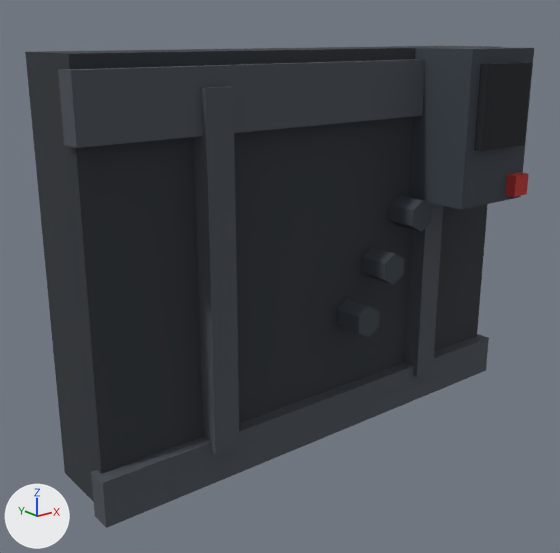
One commit to the FBX model assets/3d/export/inf_warden_plate_chest.fbx: the scene before it, then after it.
One viewpoint serves both versions: a camera (50 mm lens) standing at (-1.83, -2.78, 0.75) and looking at (-0.15, -0.68, -0.09). The lights are fixed; the arrows at lower left show +X, +Y and +Z. The first picture is the older version.

Before the edit, the objects in view are built like this:
```python
me_inf_warden_plate_chest = bpy.data.meshes.new('inf_warden_plate_chest')
me_inf_warden_plate_chest.from_pydata(...)  # 100 vertices, 72 faces; spans x -0.95..0.95, y -1.07..-0.47, z -0.72..0.7
me_inf_warden_plate_chest.materials.append(mat_palette)  # picture img_palette_png
ob_inf_warden_plate_chest = bpy.data.objects.new('inf_warden_plate_chest', me_inf_warden_plate_chest)
ob_inf_warden_plate_chest.location = (0.0, 0.0, 0.0)
```
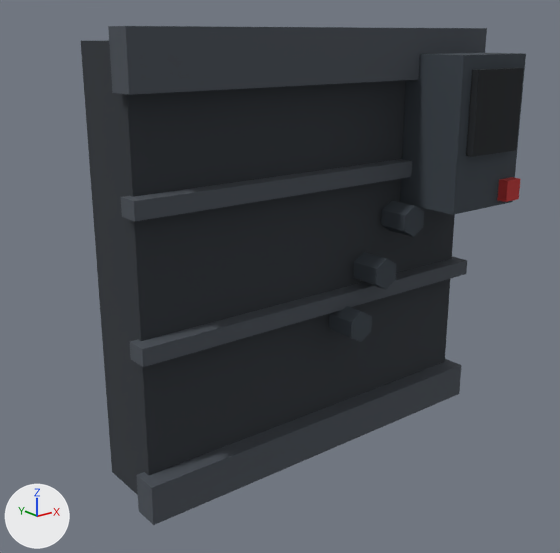
Pixel boxes [x1, y1, x2, y2] of what changed, in the pictures (560 x 553 px; the box of a moved part takes in the faces that stretch with it):
'inf_warden_plate_chest', reshaped (13% narrower): before [25, 46, 534, 528]; after [81, 26, 526, 525]
part 1 of me_inf_warden_plate_chest, moved or reshaped: before [25, 46, 492, 502]; after [81, 40, 455, 495]
part 2 of me_inf_warden_plate_chest, moved or reshaped: before [58, 59, 425, 148]; after [108, 26, 487, 95]
part 3 of me_inf_warden_plate_chest, moved or reshaped: before [91, 334, 489, 528]; after [121, 159, 412, 221]
part 4 of me_inf_warden_plate_chest, moved or reshaped: before [194, 86, 240, 455]; after [130, 256, 467, 367]
part 5 of me_inf_warden_plate_chest, moved or reshaped: before [405, 202, 443, 377]; after [136, 359, 461, 525]
part 6 of me_inf_warden_plate_chest, moved or reshaped: before [408, 47, 534, 209]; after [400, 53, 526, 215]
part 7 of me_inf_warden_plate_chest, moved or reshaped: before [474, 62, 532, 151]; after [466, 68, 524, 157]
part 8 of me_inf_warden_plate_chest, moved or reshaped: before [505, 172, 529, 197]; after [497, 177, 521, 202]
part 9 of me_inf_warden_plate_chest, moved or reshaped: before [389, 195, 432, 232]; after [381, 201, 424, 237]
part 10 of me_inf_warden_plate_chest, moved or reshaped: before [361, 247, 404, 285]; after [353, 252, 396, 290]
part 11 of me_inf_warden_plate_chest, moved or reshaped: before [337, 298, 380, 337]; after [329, 306, 372, 342]

The edits, one by one:
me_inf_warden_plate_chest is used by ob_inf_warden_plate_chest; location (0.0, 0.0, 0.0).
me_inf_warden_plate_chest had 100 vertices, 72 faces and spanned x -0.95..0.95, y -1.07..-0.47, z -0.72..0.7.
me_inf_warden_plate_chest now has 100 vertices, 72 faces and spans x -0.78..0.78, y -1.05..-0.46, z -0.79..0.77.
me_inf_warden_plate_chest part 1: the loose piece of 8 vertices spanning x -0.93..0.93, y -0.77..-0.47, z -0.7..0.7 is scaled about its middle by (0.806, 0.933, 1.07), then moved by (0.0, 0.02, -0.02).
me_inf_warden_plate_chest part 2: the loose piece of 8 vertices spanning x -0.95..0.95, y -0.82..-0.74, z 0.46..0.66 is scaled about its middle by (0.821, 1.25, 0.9), then moved by (0.0, 0.02, 0.12).
me_inf_warden_plate_chest part 3: the loose piece of 8 vertices spanning x -0.95..0.95, y -0.82..-0.74, z -0.72..-0.56 is scaled about its middle by (0.821, 1, 0.375), then moved by (0.0, 0.02, 0.9).
me_inf_warden_plate_chest part 4: the loose piece of 8 vertices spanning x -0.55..-0.45, y -0.84..-0.74, z -0.6..0.6 is scaled about its middle by (15.6, 0.8, 0.05), then moved by (0.5, 0.03, -0.2).
me_inf_warden_plate_chest part 5: the loose piece of 8 vertices spanning x 0.45..0.55, y -0.84..-0.74, z -0.6..0.6 is scaled about its middle by (15.6, 1, 0.117), then moved by (-0.5, 0.03, -0.72).
me_inf_warden_plate_chest part 6: the loose piece of 8 vertices spanning x 0.42..0.78, y -1.03..-0.77, z 0.14..0.7 is moved by (-0.02, 0.02, -0.02).
me_inf_warden_plate_chest part 7: the loose piece of 8 vertices spanning x 0.47..0.73, y -1.06..-1.02, z 0.35..0.65 is moved by (-0.02, 0.02, -0.02).
me_inf_warden_plate_chest part 8: the loose piece of 8 vertices spanning x 0.68..0.76, y -1.07..-1.01, z 0.16..0.24 is moved by (-0.02, 0.02, -0.02).
me_inf_warden_plate_chest part 9: the loose piece of 12 vertices spanning x 0.31..0.41, y -0.9..-0.78, z 0.04..0.16 is moved by (-0.02, 0.02, -0.02).
me_inf_warden_plate_chest part 10: the loose piece of 12 vertices spanning x 0.17..0.27, y -0.9..-0.78, z -0.14..-0.02 is moved by (-0.02, 0.02, -0.02).
me_inf_warden_plate_chest part 11: the loose piece of 12 vertices spanning x 0.05..0.15, y -0.9..-0.78, z -0.32..-0.2 is moved by (-0.02, 0.02, -0.02).
